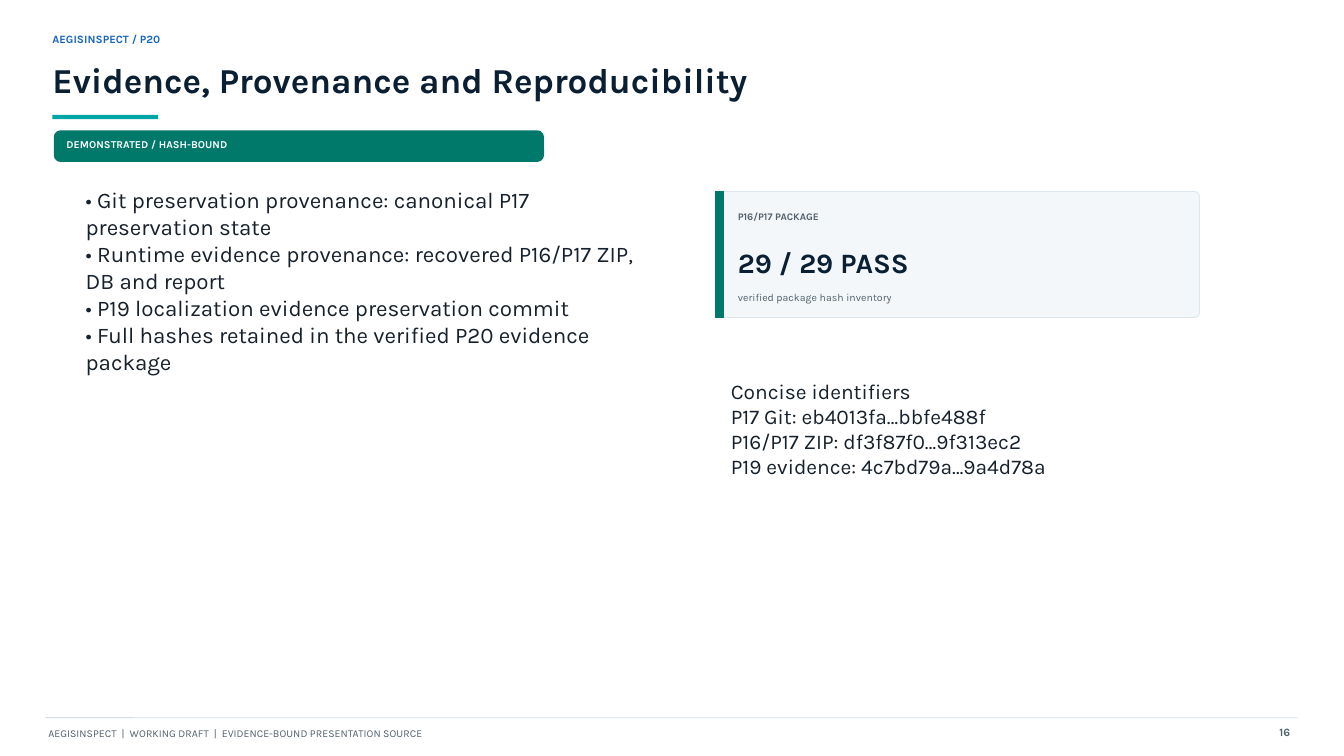
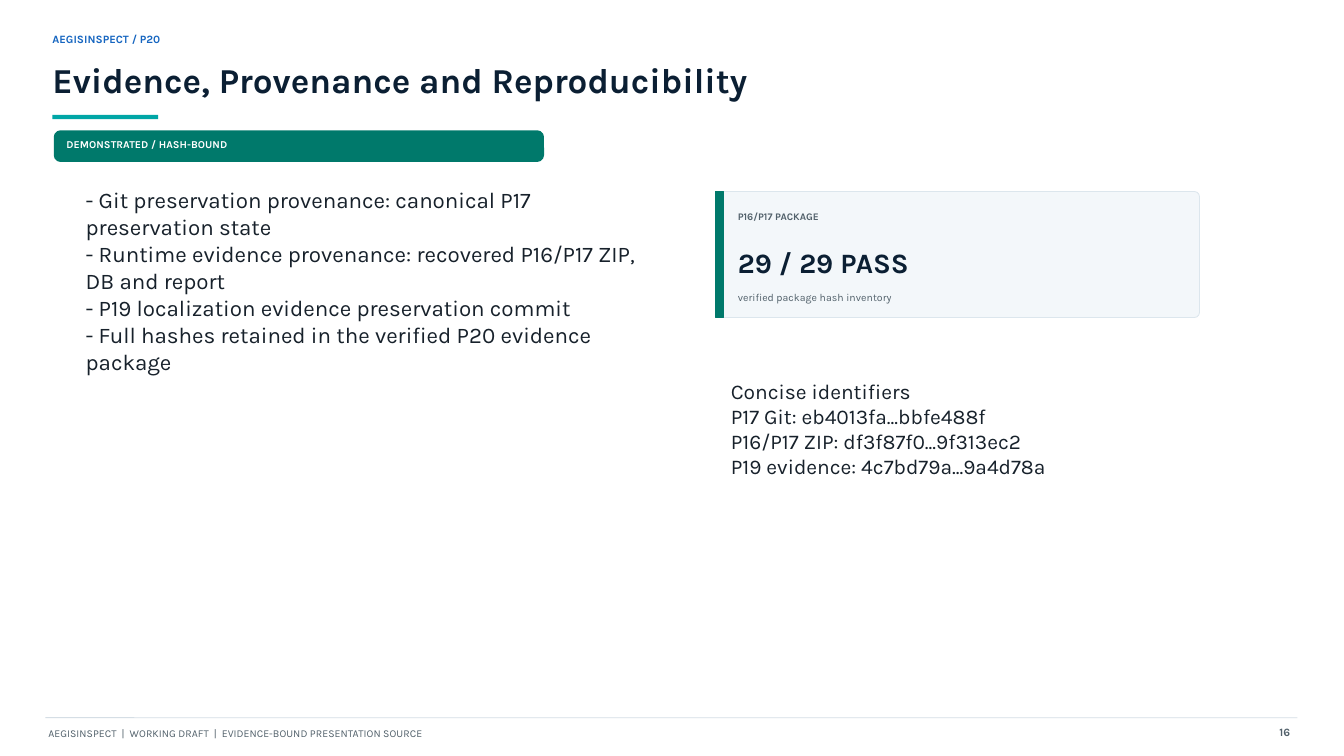
Before and after one commit to AritraAcherjee/autonomous-drone-infrastructure-inspection, a slide deck: slide 16 of outputs/presentation/AegisInspect_P20_working_draft.pptx. Drawn at 1344x756 pixels with LibreOffice and Linux fonts; fonts in the diff are those of the drawing. Boxes give left, top, right and bottom in pixels: in the first picture for what was removed or moved away, otherwise in the second. Text is boxed around its words. In the diff, an @@ line names an element or a change of style, - is before the commit and + after.

Commit message:
docs(p20): ingest verified p18 evidence into working deck

```diff
--- a/outputs/presentation/AegisInspect_P20_working_draft.pptx
+++ b/outputs/presentation/AegisInspect_P20_working_draft.pptx
@@ text at <box>86,192,635,376</box>: text changed @@
-• Git preservation provenance: canonical P17 preservation state
-• Runtime evidence provenance: recovered P16/P17 ZIP, DB and report
-• P19 localization evidence preservation commit
-• Full hashes retained in the verified P20 evidence package
+- Git preservation provenance: canonical P17 preservation state
+- Runtime evidence provenance: recovered P16/P17 ZIP, DB and report
+- P19 localization evidence preservation commit
+- Full hashes retained in the verified P20 evidence package
@@ text at <box>731,409,1045,475</box>: text changed @@
-P17 Git: eb4013fa…bbfe488f
-P16/P17 ZIP: df3f87f0…9f313ec2
-P19 evidence: 4c7bd79a…9a4d78a
+P17 Git: eb4013fa...bbfe488f
+P16/P17 ZIP: df3f87f0...9f313ec2
+P19 evidence: 4c7bd79a...9a4d78a
```
Also in this commit, not shown: 11 other slides changed, 2 slides added, 2 slides removed, 21 other files.
